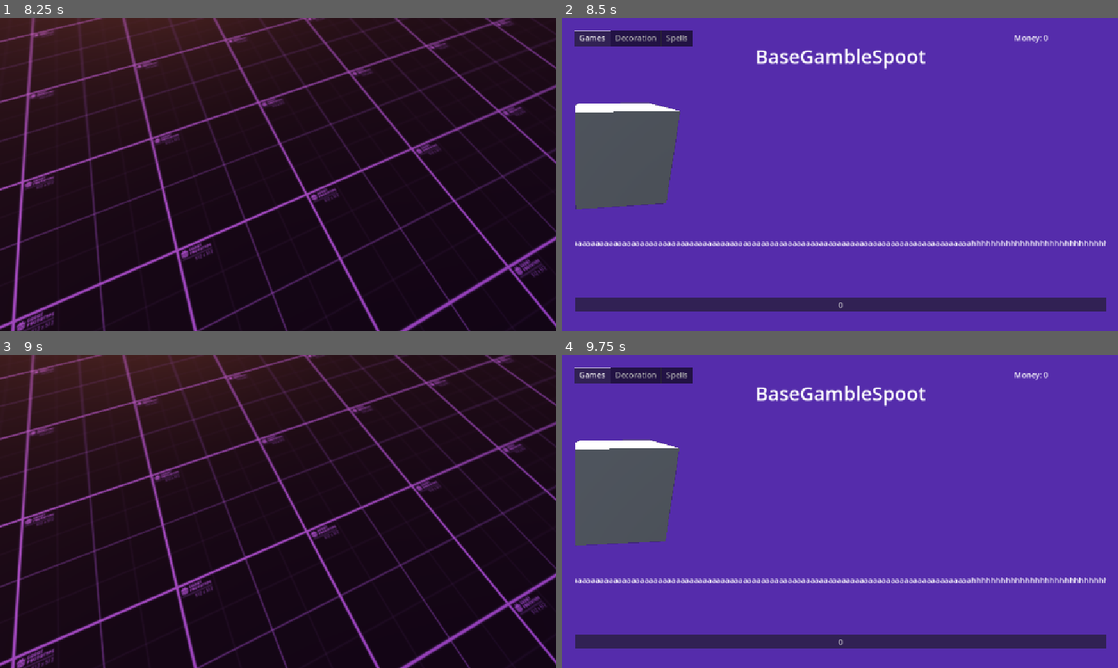
Above: before the commit, frames 1-4 (two rows, left to right).
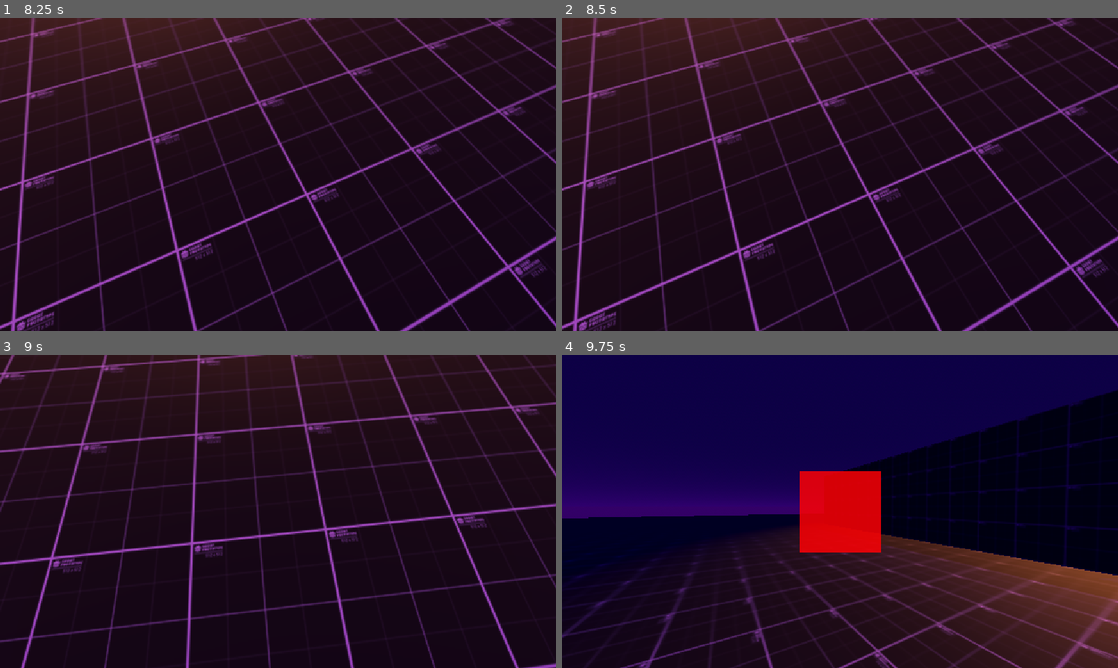
Above: after the commit, the same moments.

Repository: VaporeonLover28/Chrysopoeia
Game: Godot game, scene res://Scenes/world.tscn
Two runs of this game, one before a commit and one after it. Both use one fixed random seed, a clock stepped at 60 frames per second and the inputs below.
Inputs (mouse positions are in pixels of both pictures, inside the frame that each line leads up to):
- Up to frame 1 (8.25 s): tap Enter at 0.5, 3.5, 5 s; move the mouse to (400, 158) at 0.52 s; tap A (a) at 0.6, 7.55, 8.1 s; tap B (b) at 0.8, 2.1 s; click "0" at 1.25 s; tap Space (space) at 2, 4.25, 5.75 s; move the mouse to (166, 190) at 2.02 s; tap D (d) at 2.3, 3.6 s; click "0" at 2.75 s; move the mouse to (333, 105) at 3.52 s; hold E (e) 3.53-4.28 s; move the mouse to (272, 180) at 4.27 s; tap E (e) at 4.35 s; tap F (f) at 4.55, 5.1 s; move the mouse to (316, 177) at 5.02 s; tap R (r) at 5.3, 5.85 s; move the mouse to (233, 171) at 5.77 s; right-click (233, 171) at 6.05 s; move the mouse to (283, 174) at 6.52 s; hold Right mouse button (rightclick) 6.53-7.28 s; tap S (s) at 6.8, 7.35 s; move the mouse to (255, 168) at 7.27 s; move the mouse to (305, 174) at 8.02 s
- Up to frame 2 (8.5 s): tap B (b) at 8.3 s
- Up to frame 3 (9 s): click (278, 642) at 8.75 s, where only the run before the commit has a clickable "0"
- Up to frame 4 (9.75 s): move the mouse to (728, 527) at 9.52 s; tap B (b) at 9.6 s

Frame 1 is identical in both runs. In frame 2, 100% of the frame differs, in the area x 0-100%, y 0-100%; in frame 3, 19%; in frame 4, 99%.

Commit message:
small changes to build bases

Diff:
--- a/Script/player.gd
+++ b/Script/player.gd
@@ -74,10 +74,11 @@
 	elif Input.is_action_just_pressed("e") and Globals.player_interacting == true and is_on_building_mode == false:
 		_cancel_interaction()
 
-	if Input.is_action_just_pressed("b") and Globals.player_interacting == false and Globals.game_paused == false:
+	if Input.is_action_just_pressed("b") and Globals.player_interacting == false and\
+	Globals.game_paused == false and is_on_building_mode == false:
 		world_scene.get_node("Shop Menu").get_child(0)._show_shop_menu()
 
-	if Input.is_action_just_pressed("b") and is_on_building_mode == true:
+	if Input.is_action_just_pressed("rightclick") and is_on_building_mode == true:
 		_build()
 
 	if Input.is_action_pressed("q") and is_on_building_mode == true:
